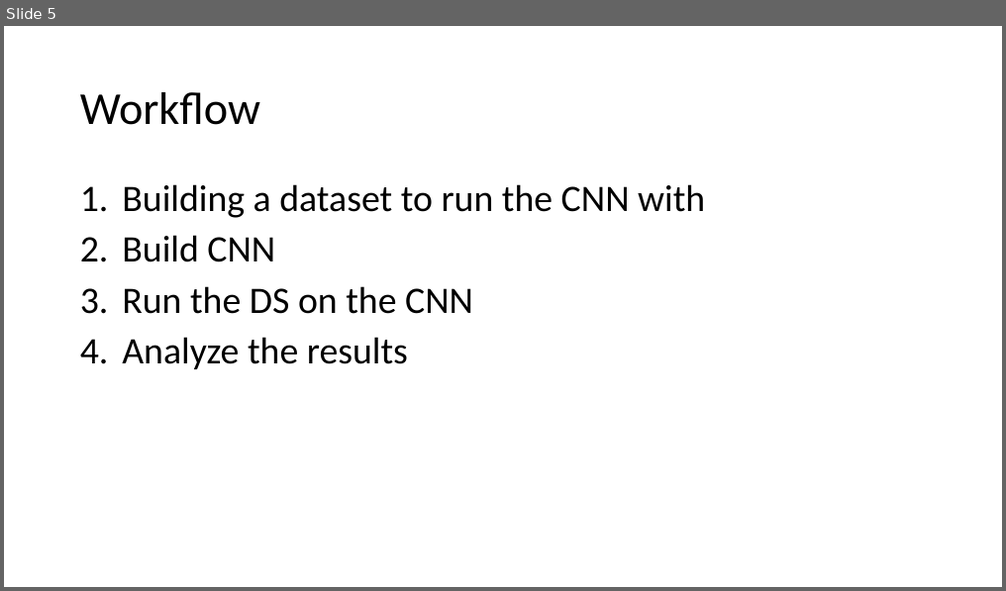
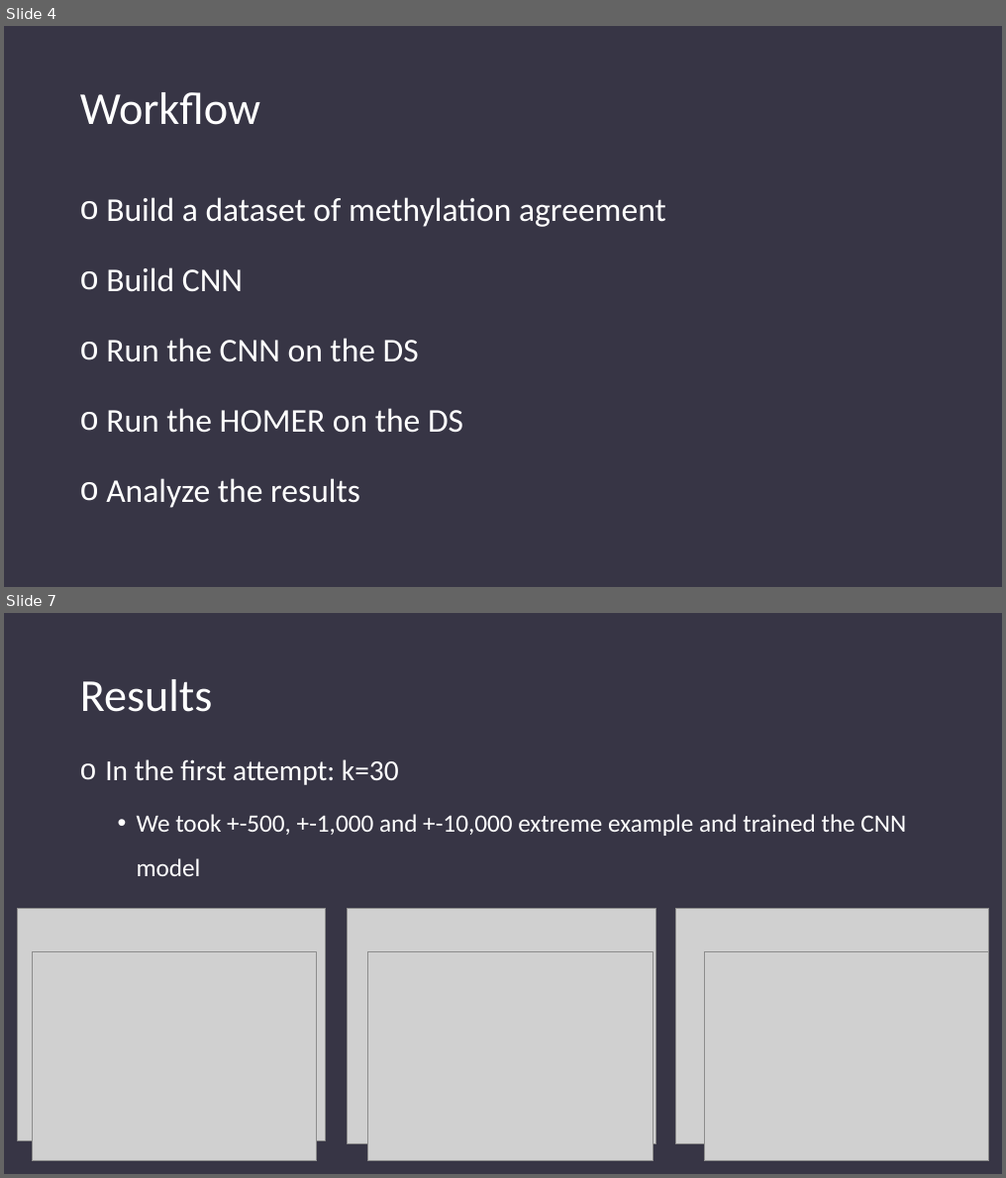
Before and after one commit to amitaifrey/methyl-motif, a slide deck: Predicting methyilation in human genome.pptm. Shown one above the other, each under a label of ours: slide 5 before the commit, slides 4 and 7 after it; the slides between them are not shown. The pictures are 1006x591 and 1006x1178 pixels, drawn with LibreOffice and Linux fonts; fonts in the diff are those of the drawing; grey boxes stand for pictures. Boxes give left, top, right and bottom in pixels: in the first picture for what was removed or moved away, otherwise in the second. Text is boxed around its words. In the diff, an @@ line names an element or a change of style, - is before the commit and + after.

```diff
--- a/Predicting methyilation in human genome.pptm
+++ b/Predicting methyilation in human genome.pptm
@@ slide 7 added at bbox=[4, 613, 1002, 1174], background #373545 @@
@@ title added at bbox=[80, 679, 213, 712], 44 pt, text #FFFFFF @@
+Results
@@ text added at bbox=[105, 760, 906, 909], 24 pt, text #FFFFFF @@
+o In the first attempt: k=30
+  • We took +-500, +-1,000 and +-10,000 extreme example and trained the CNN model
+  • The predictions:
@@ picture added at bbox=[17, 909, 325, 1142] @@
@@ picture added at bbox=[348, 909, 656, 1145] @@
@@ picture added at bbox=[676, 909, 989, 1145] @@
@@ picture added at bbox=[32, 952, 317, 1161] @@
@@ picture added at bbox=[368, 952, 653, 1161] @@
@@ picture added at bbox=[704, 952, 989, 1161] @@
@@ what was slide 5 is now slide 4 @@
@@ slide 4 changed as well @@
@@ background #FFFFFF to #373545 @@
@@ title "Workflow" at bbox=[80, 92, 260, 125]: text colour #000000 to #FFFFFF @@
@@ text "Build a dataset of methylation ...": place and size @@
-text "Build a dataset of methylation ..." at bbox=[122, 184, 705, 370]
+text "Build a dataset of methylation ..." at bbox=[106, 197, 666, 508]
@@ text at bbox=[106, 197, 666, 227]: text changed; size 36 to 32 pt; text colour #000000 to #FFFFFF @@
-1. Building a dataset to run the CNN with
+o Build a dataset of methylation agreement
@@ text at bbox=[106, 268, 360, 508]: size 36 to 32 pt, text colour #000000 to #FFFFFF in "Build CNN", "Analyze the results"; bullet 1. to o; line spacing 0.9 to 1.5 @@
@@ text at bbox=[106, 338, 463, 433]: text changed; size 36 to 32 pt; text colour #000000 to #FFFFFF @@
-3. Run the DS on the CNN
+o Run the CNN on the DS
+o Run the HOMER on the DS
```
Also in this commit, not shown: 6 other slides changed, 2 other slides added, 2 slides removed.
